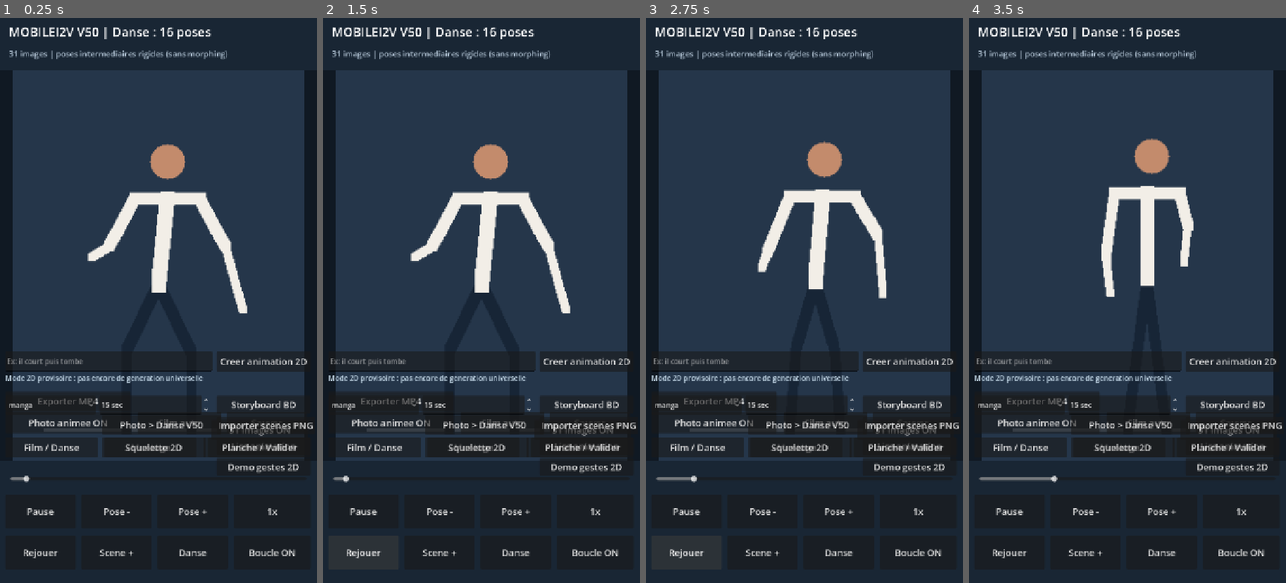
Above: before the commit, frames 1-4 (left to right).
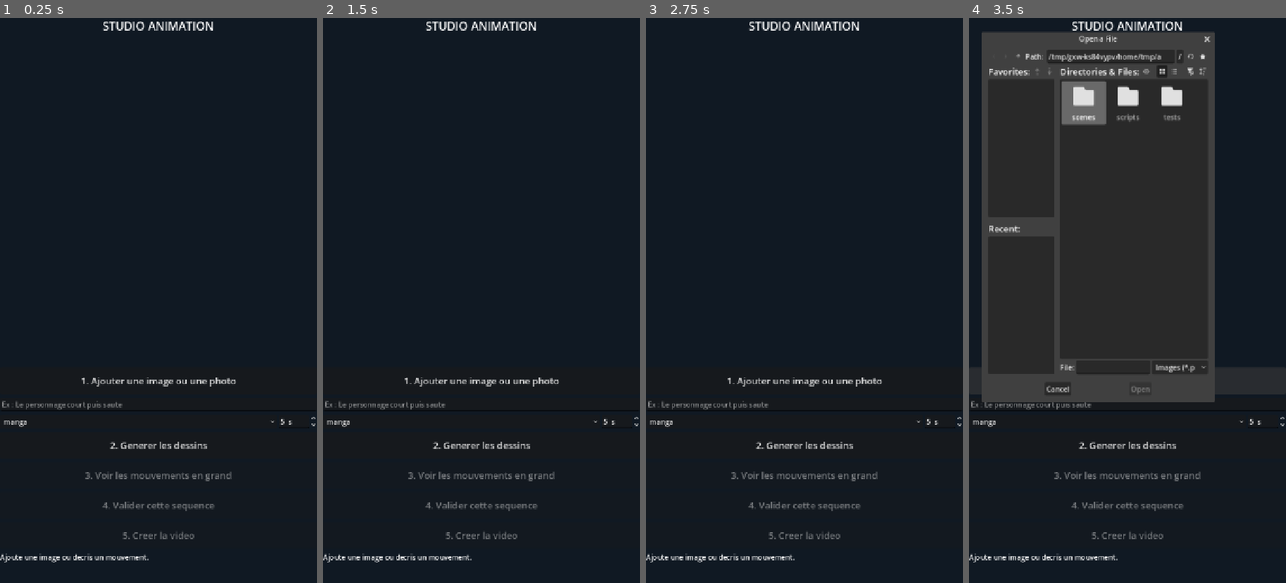
Above: after the commit, the same moments.

Repository: ericjamesempere-stack/MobileI2V-Xiaomi-
Game: Godot game, scene res://scenes/main.tscn
The game is run twice, just before and just after one commit, with the same random seed, the same clock (stepped at 60 frames per second) and the same inputs.
Inputs (mouse positions are in pixels of both pictures, inside the frame that each line leads up to):
- Up to frame 1 (0.25 s): no input
- Up to frame 2 (1.5 s): click (364, 554) at 0.5 s, where only the run before the commit has a clickable "Rejouer"; click (364, 554) at 1.25 s, where only the run before the commit has a clickable "Rejouer"
- Up to frame 3 (2.75 s): click (687, 554) at 2 s, where only the run before the commit has a clickable "Rejouer"
- Up to frame 4 (3.5 s): click (1127, 379) at 2.75 s, where only the run after the commit has a clickable "1. Ajouter une image ou une p…"

The runs differ from the first frame. In frame 1, 55% of the frame differs, in the area x 0-100%, y 0-97%; in frame 2, 56%; in frame 3, 57%; in frame 4, 61%.
Error before the commit: Parse Error: Cannot infer the type of "rig" variable because the value doesn't have a set type. (res://scripts/frame_generator.gd:47)

Commit message:
Open directly in simplified image-first animation studio

Diff:
--- a/scenes/main.tscn
+++ b/scenes/main.tscn
@@ -1,6 +1,6 @@
 [gd_scene load_steps=2 format=3]
 
-[ext_resource type="Script" path="res://scripts/main.gd" id="1_main"]
+[ext_resource type="Script" path="res://scripts/SimpleAnimationStudio.gd" id="1_main"]
 
 [node name="AnimeStudio" type="Control"]
 layout_mode = 3
